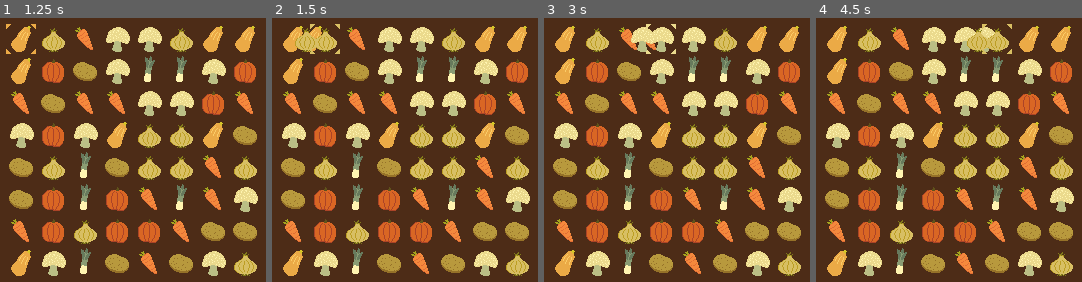
Above: before the commit, frames 1-4 (left to right).
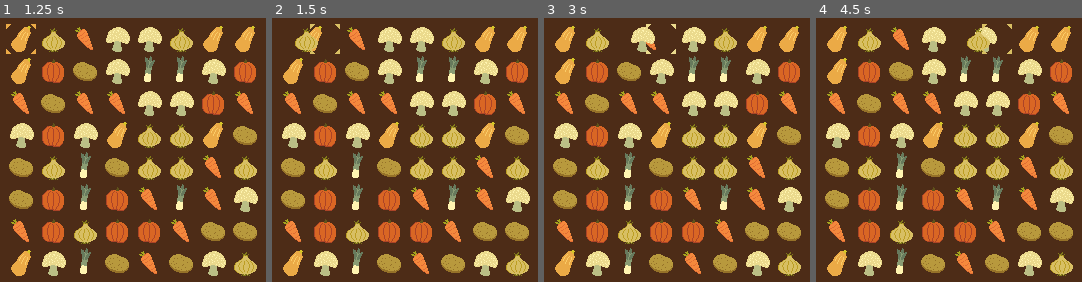
Above: after the commit, the same moments.

Repository: Nocturnal-sys/comfy-jam-autumn-2025
Game: Godot game, scene res://scenes/game.tscn
Same seed, same stepped clock (60 frames per second), same inputs: the game is played once before the commit and once after it.
Inputs (mouse positions are in pixels of both pictures, inside the frame that each line leads up to):
- Up to frame 1 (1.25 s): click (21, 39) at 0.5 s
- Up to frame 2 (1.5 s): click (325, 39) at 1.27 s
- Up to frame 3 (3 s): click (629, 39) at 2.02 s; click (661, 39) at 2.77 s
- Up to frame 4 (4.5 s): click (964, 39) at 3.52 s; click (996, 39) at 4.27 s

Frame 1 is identical in both runs. In frame 2, 0.8% of the frame differs, in the area x 4-25%, y 3-13%; in frame 3, 0.7%; in frame 4, 0.9%, in the area x 51-73%, y 3-13%.

Commit message:
Clean up swap animation

Diff:
--- a/scripts/animation_manager.gd
+++ b/scripts/animation_manager.gd
@@ -1,26 +1,39 @@
 extends Node
 
 const SPRITE: PackedScene = preload("res://scenes/vegetable_sprite.tscn")
+const SPEED: float = 0.25
 
 signal swap_finished
 
 
-func swap(a: Vegetable, b: Vegetable) -> void:
-	create_sprite(a, b.global_position)
-	create_sprite(b, a.global_position)
-
-
-func create_sprite(vegetable: Vegetable, destination: Vector2) -> void:
-	vegetable.set_disabled(true)
-
-	var sprite = SPRITE.instantiate()
+func create_sprite(vegetable: Vegetable, destination: Vector2) -> Tween:
+	var sprite: Sprite2D = SPRITE.instantiate()
 	sprite.set_texture(GameManager.SPRITES[vegetable.type])
 	vegetable.add_child(sprite)
 
-	var tween = get_tree().create_tween()
-	tween.tween_property(sprite, "global_position", destination, 0.25)
+	var tween: Tween = get_tree().create_tween()
+	tween.tween_property(sprite, "global_position", destination, SPEED)
 	tween.tween_callback(sprite.queue_free)
 
+	return tween
+
+
+func swap(a: Vegetable, b: Vegetable) -> void:
+	var vegetables: Array[Vegetable] = [a, b]
+
+	for vegetable in vegetables:
+		vegetable.set_disabled(true)
+
+	var tween: Tween = create_sprite(a, b.global_position)
+	create_sprite(b, a.global_position)
+
 	await tween.finished
-	vegetable.set_disabled(false)
+
+	var temp: int = a.type
+	a.update_type(b.type)
+	b.update_type(temp)
+
+	for vegetable in vegetables:
+		vegetable.set_disabled(false)
+
 	swap_finished.emit()
--- a/scripts/game_manager.gd
+++ b/scripts/game_manager.gd
@@ -29,6 +29,9 @@
 	preload("res://assets/sprites/pumpkin-select.png"),
 	preload("res://assets/sprites/squash-select.png")
 ]
+
+const SPRITE_DISABLED: CompressedTexture2D = \
+	preload("res://assets/sprites/transparent.png")
 
 const NUM_SPRITES: int = len(SPRITES)
 const GRID_SIZE: int = 8
--- a/scripts/grid_container.gd
+++ b/scripts/grid_container.gd
@@ -156,25 +156,13 @@
 		AnimationManager.swap(vegetable, GameManager.selected)
 		await AnimationManager.swap_finished
 
-		var temp: int = vegetable.type
-		vegetable.update_type(GameManager.selected.type)
-		GameManager.selected.update_type(temp)
-
 		AnimationManager.swap(vegetable, GameManager.selected)
 		await AnimationManager.swap_finished
-
-		temp = vegetable.type
-		vegetable.update_type(GameManager.selected.type)
-		GameManager.selected.update_type(temp)
 
 		GameManager.set_ready()
 	else:
 		AnimationManager.swap(vegetable, GameManager.selected)
 		await AnimationManager.swap_finished
-
-		var temp: int = vegetable.type
-		vegetable.update_type(GameManager.selected.type)
-		GameManager.selected.update_type(temp)
 
 		_update_items()
 
--- a/scripts/vegetable.gd
+++ b/scripts/vegetable.gd
@@ -10,6 +10,7 @@
 
 func _init() -> void:
 	update_type(GameManager.get_new_type())
+	set_texture_disabled(GameManager.SPRITE_DISABLED)
 	highlighted = false
 
 
Not shown: 1 places in scenes/start_screen.tscn that only renumber resources
